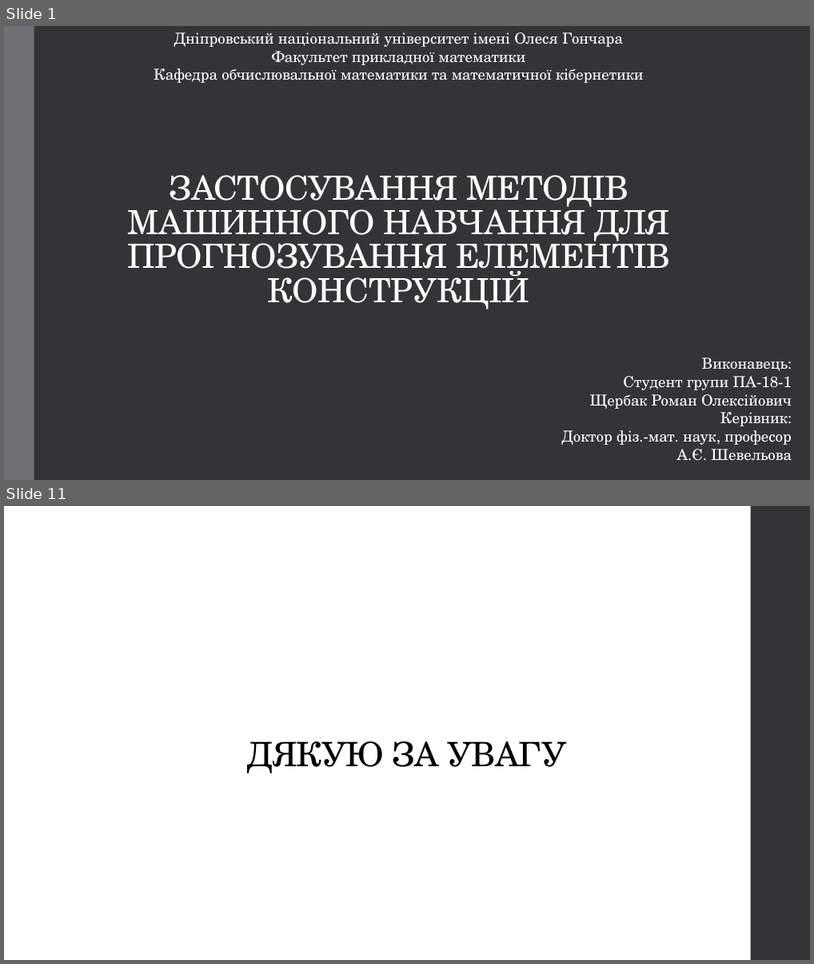
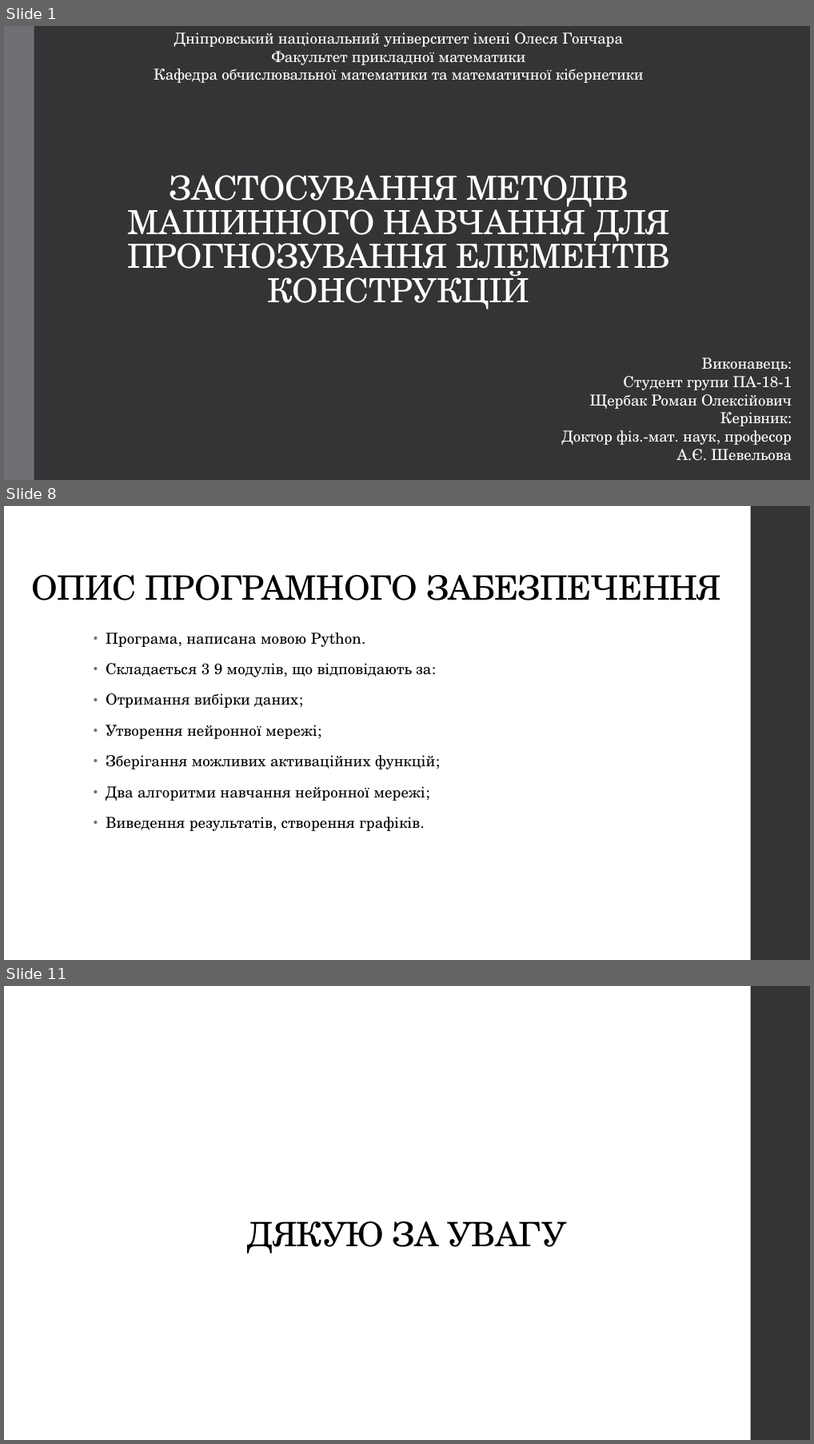
Before and after one commit to Romchyk-S/Thesis, a slide deck: Застосування методів машинного навчання для прогнозування елементів конструкцій.pptx. Shown one above the other, each under a label of ours: slides 1 and 11 before the commit, slides 1, 8 and 11 after it; the slides between them are not shown. The pictures are 814x964 and 814x1444 pixels, drawn with LibreOffice and Linux fonts; fonts in the diff are those of the drawing. Boxes give left, top, right and bottom in pixels: in the first picture for what was removed or moved away, otherwise in the second. Text is boxed around its words. In the diff, an @@ line names an element or a change of style, - is before the commit and + after.

```diff
--- a/Застосування методів машинного навчання для прогнозування елементів конструкцій.pptx
+++ b/Застосування методів машинного навчання для прогнозування елементів конструкцій.pptx
@@ slide 8 added at (4,506,810,960), background #FFFFFF; not listed: 1 template element that a slide beside it also shows @@
@@ title added at (32,575,722,600), 40 pt, text #000000 @@
+ОПИС ПРОГРАМНОГО ЗАБЕЗПЕЧЕННЯ
@@ text added at (106,632,435,831), 18 pt, text #000000 @@
+• Програма, написана мовою Python.
+• Складається 3 9 модулів, що відповідають за:
+• Отримання вибірки даних;
+• Утворення нейронної мережі;
+• Зберігання можливих активаційних функцій;
+• Два алгоритми навчання нейронної мережі;
+• Виведення результатів, створення графіків.
```
Also in this commit, not shown: 3 slides changed, 5 other slides added, 6 slides removed, 2 other files.
